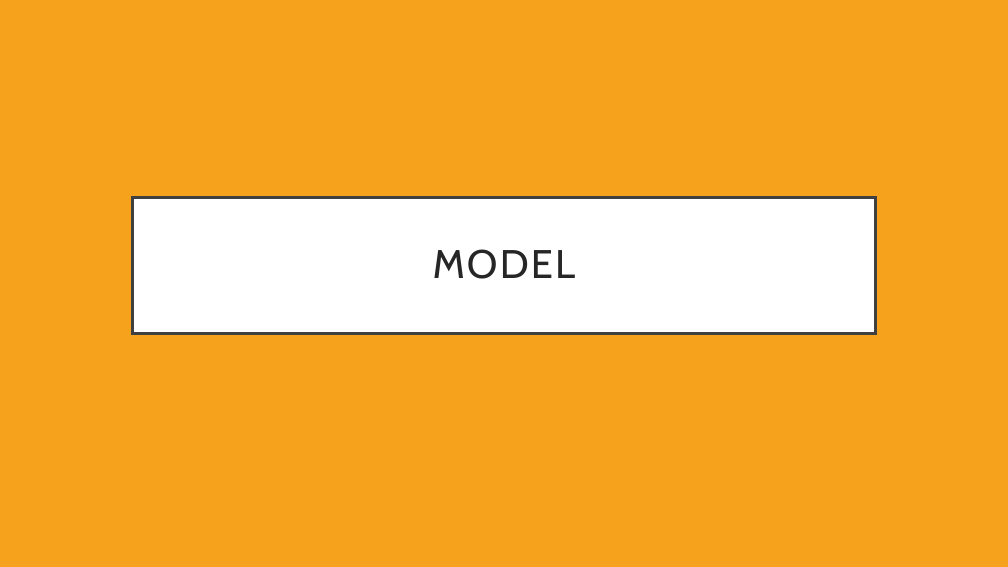
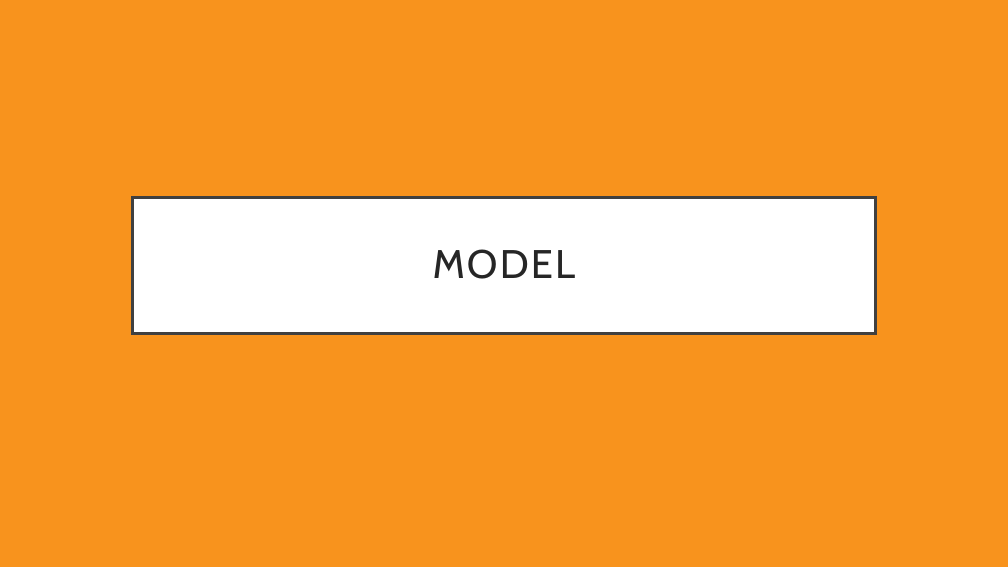
Before and after one commit to LachlanPotter33/Proj-4-Group-3, a slide deck: slide 10 of Presentation.pptx (slide 6 before the commit). Drawn at 1008x567 pixels with LibreOffice and Linux fonts; fonts in the diff are those of the drawing. Boxes give left, top, right and bottom in pixels: in the first picture for what was removed or moved away, otherwise in the second. Text is boxed around its words. In the diff, an @@ line names an element or a change of style, - is before the commit and + after.

```diff
--- a/Presentation.pptx
+++ b/Presentation.pptx
@@ background #F6A21D to #F8931D @@
```
Also in this commit, not shown: 11 other slides changed, 11 slides added, 3 slides removed, 5 other files.
